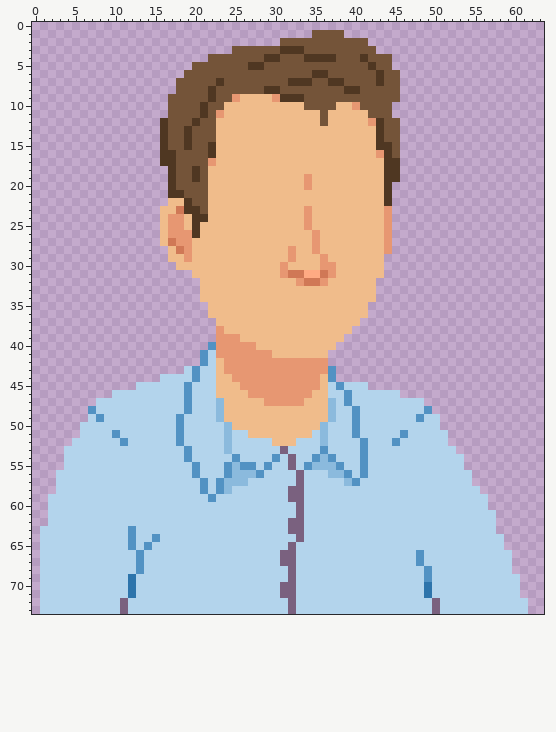
Two states of a pixel-art file, Assets/Resources/Sprites/Avatars/Main/.AvatarTony.aseprite. Above is the file before it was changed.
64x74 pixels, 1 frame.
Now the later version:
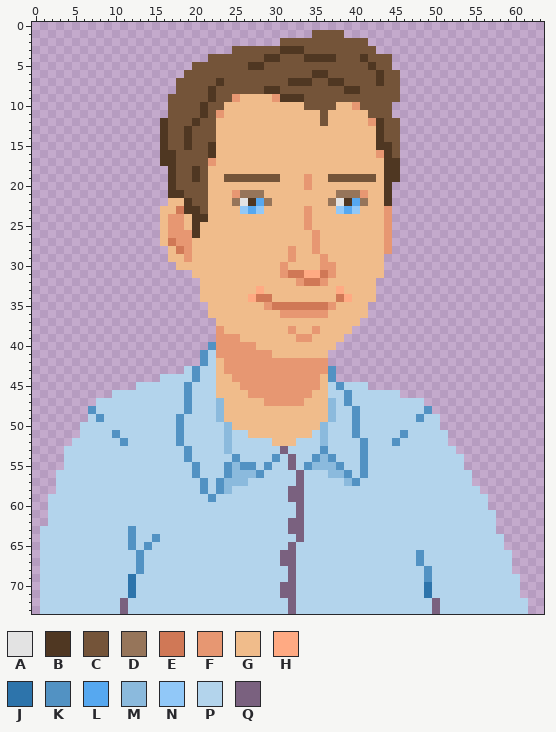
Palette (. is transparent): A #e3e3e3  B #4f3722  C #745439  D #96755a  E #d07856  F #e79772  G #f0bc8b  H #ffaa83  J #2d74ab  K #5292c3  L #56a8f0  M #8bbadd  N #91c8f8  P #b3d4ec  Q #7a617f
The exact change:
layer "Eyes" now shown
layer "Mouth" now shown
Layers "Mouth", "Eyes":
y 19: x 24..30 GGGGGGG -> CCCCCCC; x 37..42 GGGGGG -> CCCCCC
y 21: x 25..28 GGGG -> FDDD; x 38..41 GGGG -> DDDF
y 22: x 25..29 GGGGG -> DABLD; x 37..41 GGGGG -> DABLD
y 23: x 26..28 GGG -> NLN; x 38..40 GGG -> NLN
y 33: x 28 G -> H; x 38 G -> H
y 34: x 27..29 GGG -> HEE; x 38..39 GG -> EH
y 35: x 29..37 GGGGGGGGG -> FEEEEEEEF
y 36: x 31..36 GGGGGG -> FFFFFF
y 38: x 32 G -> F; x 35 G -> F
y 39: x 33..34 GG -> FF
Where, in picture pixels (left, top, right, bottom), the same in both pictures:
changed: (224, 174, 280, 214)
changed: (328, 174, 376, 214)
changed: (248, 286, 352, 342)
